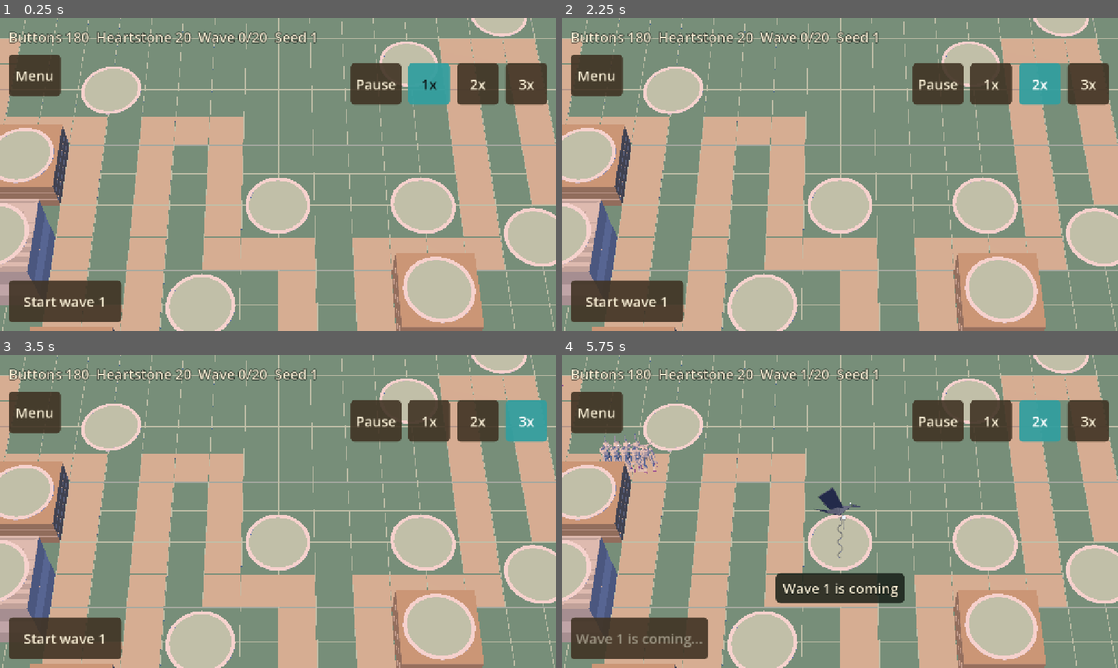
Above: before the commit, frames 1-4 (two rows, left to right).
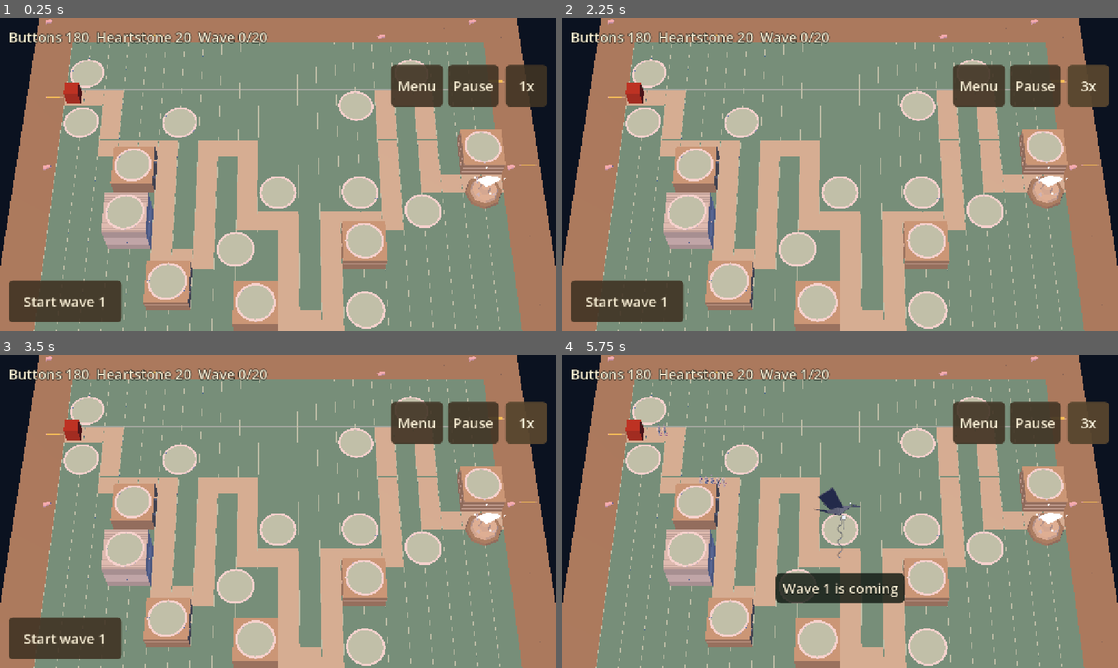
Above: after the commit, the same moments.

Repository: juanpalopez/psychic-bassoon
Game: Godot game, scene res://main.tscn
The game is run twice, just before and just after one commit, with the same random seed, the same clock (stepped at 60 frames per second) and the same inputs.
Inputs:
- Up to frame 1 (0.25 s): no input
- Up to frame 2 (2.25 s): click "Pause" at 0.5 s; click "1x" at 1.25 s; click "2x" at 2 s
- Up to frame 3 (3.5 s): click "3x" at 2.75 s
- Up to frame 4 (5.75 s): click "Start wave 1" at 3.5 s; click "1x" at 4.25 s; click "2x" at 5 s

The runs differ from the first frame. In frame 1, 63% of the frame differs, in the area x 0-100%, y 0-100%; in frame 2, 63%; in frame 3, 63%; in frame 4, 65%.

Commit message:
feat(ui): start on the whole board with a lighter HUD and smaller units
The run starts with the whole board in view (closest zoom 100 px a cell), the
stats chip drops the seed, one button cycles the speed beside Pause, Menu moves
to the top right with Next seed and Sound under it, and the Start wave button
steps aside while a wave is coming out (the crow says it). Foes and guards are
sized to the road.

Closes #256

Co-Authored-By: Claude Sonnet 5.5 <noreply@anthropic.com>
Claude-Session: https://claude.ai/code/session_013kCD1gD2mF2bzJQYitQCV3

Diff:
--- a/godot/main.gd
+++ b/godot/main.gd
@@ -10,9 +10,8 @@
 extends Node3D
 
 const EARLY_RULES := preload("res://content/game_rules.gd")
-## The view a run starts in: about 13 cells across and 9 down, the size of units and sockets
-## the owner picked from a reference; pinching out shows the whole board.
-const START_ZOOM := 0.7
+## The view a run starts in: the whole board, centred (owner decision, 2026-10-14).
+const START_ZOOM := 0.0
 const MESSAGE_SECONDS := 2.0
 const FREE_COLOUR := Color(0.2, 0.9, 0.9, 0.55)
 const BLOCKED_COLOUR := Color(0.95, 0.3, 0.25, 0.55)
@@ -359,6 +358,7 @@
 ## The launch button says what a press would do, and rests while it cannot.
 func _update_launch_button() -> void:
 	var next := _game.wave + 1
+	_launch.visible = true
 	if _game.won:
 		_launch.text = "You won"
 		_launch.disabled = true
@@ -366,8 +366,10 @@
 		_launch.text = "Game over"
 		_launch.disabled = true
 	elif not _game.spawners.is_empty():
-		_launch.text = "Wave %d is coming..." % _game.wave
+		# the Messenger Crow says the wave is coming; the button just steps aside
+		_launch.visible = false
 		_launch.disabled = true
+		return
 	elif _game.wave >= EARLY_RULES.WIN_WAVE:
 		_launch.text = "Final wave"
 		_launch.disabled = true
--- a/godot/main.tscn
+++ b/godot/main.tscn
@@ -62,32 +62,41 @@
 
 [node name="MenuButton" type="Button" parent="Hud"]
 theme = ExtResource("10_theme")
+anchor_left = 1.0
+anchor_right = 1.0
+offset_left = -380.0
+offset_top = 108.0
+offset_right = -260.0
+offset_bottom = 204.0
+grow_horizontal = 0
 custom_minimum_size = Vector2(120, 96)
-offset_left = 20.0
-offset_top = 84.0
-offset_right = 140.0
-offset_bottom = 180.0
 toggle_mode = true
 text = "Menu"
 
 [node name="NextSeed" type="Button" parent="Hud"]
 visible = false
 theme = ExtResource("10_theme")
+anchor_left = 1.0
+anchor_right = 1.0
+offset_left = -436.0
+offset_top = 216.0
+offset_right = -196.0
+offset_bottom = 312.0
+grow_horizontal = 0
 custom_minimum_size = Vector2(240, 96)
-offset_left = 152.0
-offset_top = 84.0
-offset_right = 392.0
-offset_bottom = 180.0
 text = "Next seed"
 
 [node name="Sound" type="Button" parent="Hud"]
 visible = false
 theme = ExtResource("10_theme")
-custom_minimum_size = Vector2(240, 96)
-offset_left = 404.0
-offset_top = 84.0
-offset_right = 644.0
-offset_bottom = 180.0
+anchor_left = 1.0
+anchor_right = 1.0
+offset_left = -180.0
+offset_top = 216.0
+offset_right = -20.0
+offset_bottom = 312.0
+grow_horizontal = 0
+custom_minimum_size = Vector2(160, 96)
 toggle_mode = true
 button_pressed = true
 text = "Sound"
@@ -106,15 +115,16 @@
 
 [node name="Message" type="Label" parent="Hud"]
 theme = ExtResource("10_theme")
-visible = false
 anchor_left = 0.5
 anchor_right = 0.5
-offset_left = -300.0
-offset_top = 212.0
-offset_right = 300.0
-offset_bottom = 268.0
+offset_left = -200.0
+offset_top = 120.0
+offset_right = 200.0
+offset_bottom = 176.0
 grow_horizontal = 2
+visible = false
 horizontal_alignment = 1
+autowrap_mode = 3
 
 [node name="BuildMenu" type="PanelContainer" parent="Hud"]
 theme = ExtResource("10_theme")
@@ -157,10 +167,10 @@
 theme = ExtResource("10_theme")
 anchor_left = 1.0
 anchor_right = 1.0
-offset_left = -460.0
-offset_top = 104.0
+offset_left = -240.0
+offset_top = 108.0
 offset_right = -20.0
-offset_bottom = 200.0
+offset_bottom = 204.0
 grow_horizontal = 0
 script = ExtResource("12_speed")
 
--- a/godot/render/camera_rig.gd
+++ b/godot/render/camera_rig.gd
@@ -1,7 +1,7 @@
 ## The board camera: it frames the whole board, and lets the player pan and zoom.
 ##
 ## The view is one number, `zoom`, from 0 (the whole board in view, looking down
-## at 62 degrees) to 1 (close, looking in at 56 degrees, cells about 120 px wide
+## at 62 degrees) to 1 (close, looking in at 56 degrees, cells about 100 px wide
 ## on the 720 px canvas); a pinch or the mouse wheel moves it. The pitch barely changes:
 ## a steep, nearly top-down view keeps units and sockets readable at every zoom. A one-finger drag
 ## pans, within the board and rubber-banding back after release. The field of
@@ -19,7 +19,7 @@
 const MAX_PITCH := 62.0
 const MIN_PITCH := 56.0
 ## How wide a cell is, in pixels of the 720 px canvas, at the closest zoom.
-const CLOSEST_CELL_PIXELS := 120.0
+const CLOSEST_CELL_PIXELS := 100.0
 ## How far the target may leave the centre, as a share of the board's half size
 ## at full zoom; zoomed out there is nothing to pan.
 const PAN_LIMIT_SHARE := 0.9
--- a/godot/render/foes_view.gd
+++ b/godot/render/foes_view.gd
@@ -29,9 +29,9 @@
 ## scaled to that height with its feet on the road and faces +Z at yaw 0, keeps its own
 ## materials and is darkened as the foe is hurt; a missing file leaves the capsule.
 const MODELS := {
-	"scrapGoblin": {"path": "res://assets/models/enemies/scrap_goblin.glb", "height": 1.3},
-	"corrugatedOrc": {"path": "res://assets/models/enemies/corrugated_orc.glb", "height": 2.0},
-	"cardboardGolem": {"path": "res://assets/models/enemies/cardboard_golem.glb", "height": 3.2},
+	"scrapGoblin": {"path": "res://assets/models/enemies/scrap_goblin.glb", "height": 0.8},
+	"corrugatedOrc": {"path": "res://assets/models/enemies/corrugated_orc.glb", "height": 1.2},
+	"cardboardGolem": {"path": "res://assets/models/enemies/cardboard_golem.glb", "height": 2.0},
 }
 ## A foe that has not moved yet faces along the road, towards +x.
 const DEFAULT_YAW := PI / 2.0
--- a/godot/render/guards_view.gd
+++ b/godot/render/guards_view.gd
@@ -10,7 +10,7 @@
 ## Feet stand on the lane.
 const GROUND := Board.ROAD_HEIGHT
 const BODY_RADIUS := 0.2
-const BODY_HEIGHT := 1.0
+const BODY_HEIGHT := 0.7
 const BAR_WIDTH := 0.5
 const BAR_THICKNESS := 0.06
 const BAR_GAP := 0.12
--- a/godot/render/shots_view.gd
+++ b/godot/render/shots_view.gd
@@ -16,7 +16,7 @@
 ## Where up the drawn tower a shot leaves it, as a share of its height.
 const MUZZLE_SHARE := 0.8
 ## Where on a foe a shot or beam ends, above the ground.
-const BODY_HEIGHT := 0.7
+const BODY_HEIGHT := 0.4
 const SHOT_COLOUR := Color(1.0, 0.95, 0.6, 1.0)
 const BEAM_COLOUR := Color(0.9, 0.5, 1.0, 1.0)
 const RING_COLOUR := Color(1.0, 0.7, 0.3, 0.35)
--- a/godot/tests/render/test_camera_rig.gd
+++ b/godot/tests/render/test_camera_rig.gd
@@ -89,12 +89,12 @@
 
 
 func test_the_closest_view_is_never_further_than_the_fit_and_shows_big_cells() -> void:
-	var fit := 20.0
+	var fit := 30.0
 	# a tall canvas: cells reach the target size before the fit distance
 	var close := CameraRig.closest_distance(FOV, 720.0, fit)
 	assert_lt(close, fit)
-	# 120 px per cell on a 720 px canvas
-	assert_almost_eq(720.0 / (2.0 * close * tan(deg_to_rad(FOV) / 2.0)), 120.0, 1e-6)
+	# 100 px per cell on a 720 px canvas
+	assert_almost_eq(720.0 / (2.0 * close * tan(deg_to_rad(FOV) / 2.0)), 100.0, 1e-6)
 	# a canvas so tall that cells are already bigger than that when the board
 	# fits: there is nothing to zoom into, so the limit yields to the fit
 	assert_eq(CameraRig.closest_distance(FOV, 100000.0, fit), fit)
--- a/godot/tests/test_camera_input.gd
+++ b/godot/tests/test_camera_input.gd
@@ -75,7 +75,8 @@
 	await get_tree().process_frame
 	var rig := main.get_node("CameraRig") as CameraRig
 	var start := rig.zoom
-	assert_almost_eq(start, main.START_ZOOM, 1e-9, "a run starts a little zoomed in")
+	assert_almost_eq(start, main.START_ZOOM, 1e-9)
+	assert_eq(start, 0.0, "a run starts with the whole board in view")
 	for wheel in [MOUSE_BUTTON_WHEEL_UP, MOUSE_BUTTON_WHEEL_UP]:
 		var event := InputEventMouseButton.new()
 		event.button_index = wheel
--- a/godot/tests/test_hud_flow.gd
+++ b/godot/tests/test_hud_flow.gd
@@ -18,7 +18,11 @@
 	var main := await _main()
 	# a fresh game and clock: the frame the scene ran while starting used real time
 	main._start(main.game().seed)
-	((main.get_node("Hud/SpeedBar") as SpeedBar).buttons()[speed_index]).pressed.emit()
+	# the speed button cycles, so reach a speed by pressing it until it shows that speed
+	var bar := main.get_node("Hud/SpeedBar") as SpeedBar
+	while bar.buttons()[1].text != "%dx" % speed_index:
+		bar.buttons()[1].pressed.emit()
+		main._process(0.0)
 	main._process(seconds)
 	return main.game().tick_count
 
@@ -48,7 +52,7 @@
 	var game: GameState = main.game()
 	var texts: Array[String] = (main.get_node("Hud/TopBar") as TopBar).texts()
 	assert_eq(texts[0], "Buttons %d" % game.buttons)
-	assert_eq(texts[3], "Seed %d" % game.seed)
+	assert_eq(texts.size(), 3, "the seed is not on the HUD any more")
 
 
 func test_the_game_over_overlay_shows_only_when_the_game_is_over() -> void:
@@ -159,7 +163,7 @@
 				checked += 1
 				assert_gte(button.get_global_rect().size.y * scale, 44.0, button.text)
 				assert_gte(button.get_global_rect().size.x * scale, 44.0, button.text)
-		assert_gt(checked, 5, shown)
+		assert_gt(checked, 3, shown)
 
 
 func test_a_new_game_starts_running_at_normal_speed() -> void:
--- a/godot/tests/ui/test_speed_bar.gd
+++ b/godot/tests/ui/test_speed_bar.gd
@@ -1,4 +1,4 @@
-## The pause button and the 1x, 2x, 3x buttons.
+## Pause, and the one button that cycles the speed 1x, 2x, 3x.
 extends GutTest
 
 
@@ -8,21 +8,26 @@
 	return bar
 
 
-func test_it_has_pause_then_three_speeds_labelled() -> void:
-	var bar := _bar()
+func test_it_has_pause_and_a_speed_button_showing_1x() -> void:
 	var labels: Array[String] = []
-	for button in bar.buttons():
+	for button in _bar().buttons():
 		labels.append(button.text)
-	assert_eq(labels, ["Pause", "1x", "2x", "3x"])
+	assert_eq(labels, ["Pause", "1x"])
 
 
-func test_pressing_a_speed_announces_it() -> void:
+func test_pressing_the_speed_button_asks_for_the_next_speed_and_wraps() -> void:
 	var bar := _bar()
+	var speed := GameSpeed.new()
 	watch_signals(bar)
-	bar.buttons()[3].pressed.emit()
+	bar.buttons()[1].pressed.emit()
+	assert_signal_emitted_with_parameters(bar, "speed_chosen", [2])
+	speed.choose(2)
+	bar.show_speed(speed)
+	bar.buttons()[1].pressed.emit()
 	assert_signal_emitted_with_parameters(bar, "speed_chosen", [3])
-	bar.buttons()[1].pressed.emit()
-	assert_signal_emitted_with_parameters(bar, "speed_chosen", [1])
+	speed.choose(3)
+	bar.show_speed(speed)
+	assert_eq(bar.next_speed(), 1, "after the last speed comes the first")
 
 
 func test_pressing_pause_announces_it() -> void:
@@ -32,11 +37,12 @@
 	assert_signal_emitted(bar, "pause_toggled")
 
 
-func test_the_active_speed_is_marked() -> void:
+func test_the_speed_button_shows_the_speed_and_pause_is_marked() -> void:
 	var bar := _bar()
 	var speed := GameSpeed.new()
 	speed.choose(2)
 	bar.show_speed(speed)
+	assert_eq(bar.buttons()[1].text, "2x")
 	assert_eq(bar.active_labels(), ["2x"])
 	speed.toggle_pause()
 	bar.show_speed(speed)
--- a/godot/tests/ui/test_top_bar.gd
+++ b/godot/tests/ui/test_top_bar.gd
@@ -1,4 +1,4 @@
-## The top bar: Buttons, Heartstone health, wave and seed.
+## The stats chip: Buttons, Heartstone health and wave.
 extends GutTest
 
 
@@ -15,7 +15,7 @@
 	game.wave = 3
 	var bar := _bar()
 	bar.show_state(game)
-	assert_eq(bar.texts(), ["Buttons 123", "Heartstone 14", "Wave 3/20", "Seed 7"])
+	assert_eq(bar.texts(), ["Buttons 123", "Heartstone 14", "Wave 3/20"])
 
 
 func test_it_follows_the_game_when_it_changes() -> void:
--- a/godot/ui/speed_bar.gd
+++ b/godot/ui/speed_bar.gd
@@ -1,48 +1,57 @@
-## Pause and the 1x, 2x, 3x buttons. It does not touch the game: it announces
-## the choice and shows which one is active.
+## Pause, and one button that cycles the speed 1x, 2x, 3x. It does not touch the game: it
+## announces the choice and shows which speed is active.
 class_name SpeedBar
 extends HBoxContainer
 
 signal speed_chosen(speed: int)
 signal pause_toggled
 
-const BUTTON_SIZE := Vector2(96.0, 96.0)
+const PAUSE_SIZE := Vector2(110.0, 96.0)
+const SPEED_SIZE := Vector2(96.0, 96.0)
 
-var _buttons: Array[Button] = []
+var _pause: Button
+var _cycle: Button
+var _speed := GameSpeed.SPEEDS[0]
 
 
 func _ready() -> void:
-	_add_button("Pause").pressed.connect(func() -> void: pause_toggled.emit())
-	for value in GameSpeed.SPEEDS:
-		_add_button("%dx" % value).pressed.connect(func() -> void: speed_chosen.emit(value))
+	_pause = _add_button("Pause", PAUSE_SIZE)
+	_pause.pressed.connect(func() -> void: pause_toggled.emit())
+	_cycle = _add_button("%dx" % _speed, SPEED_SIZE)
+	_cycle.toggle_mode = false
+	_cycle.pressed.connect(func() -> void: speed_chosen.emit(next_speed()))
 
 
-## Pause first, then one button per speed.
+## Pause first, then the speed button.
 func buttons() -> Array[Button]:
-	return _buttons
+	return [_pause, _cycle]
 
 
-## Marks the active button: Pause while paused, else the chosen speed.
-func show_speed(speed: GameSpeed) -> void:
-	_buttons[0].button_pressed = speed.paused
-	for i in GameSpeed.SPEEDS.size():
-		_buttons[i + 1].button_pressed = not speed.paused and speed.speed == GameSpeed.SPEEDS[i]
+## The speed a press of the speed button would choose: the one after the shown speed,
+## back to the first after the last.
+func next_speed() -> int:
+	var at := GameSpeed.SPEEDS.find(_speed)
+	return GameSpeed.SPEEDS[(at + 1) % GameSpeed.SPEEDS.size()]
 
 
-## Texts of the buttons that are marked.
+## Shows the speed in use on the speed button, and marks Pause while paused.
+func show_speed(speed: GameSpeed) -> void:
+	_speed = speed.speed
+	_pause.button_pressed = speed.paused
+	_cycle.text = "%dx" % _speed
+
+
+## Texts of the buttons that are marked: Pause while paused, else the speed.
 func active_labels() -> Array[String]:
 	var result: Array[String] = []
-	for button in _buttons:
-		if button.button_pressed:
-			result.append(button.text)
+	result.append("Pause" if _pause.button_pressed else _cycle.text)
 	return result
 
 
-func _add_button(text: String) -> Button:
+func _add_button(text: String, size: Vector2) -> Button:
 	var button := Button.new()
 	button.text = text
 	button.toggle_mode = true
-	button.custom_minimum_size = BUTTON_SIZE
+	button.custom_minimum_size = size
 	add_child(button)
-	_buttons.append(button)
 	return button
--- a/godot/ui/top_bar.gd
+++ b/godot/ui/top_bar.gd
@@ -1,4 +1,4 @@
-## The top bar: Buttons, Heartstone health, wave and seed, one label each.
+## The stats chip: Buttons, Heartstone health and wave, one label each.
 class_name TopBar
 extends HBoxContainer
 
@@ -8,7 +8,7 @@
 
 
 func _ready() -> void:
-	for i in 4:
+	for i in 3:
 		var label := Label.new()
 		add_child(label)
 		_labels.append(label)
@@ -19,7 +19,6 @@
 	_labels[0].text = "Buttons %d" % game.buttons
 	_labels[1].text = "Heartstone %d" % game.heartstone_health
 	_labels[2].text = "Wave %d/%d" % [game.wave, RULES.WIN_WAVE]
-	_labels[3].text = "Seed %d" % game.seed
 
 
 ## The text of each label, in order.
